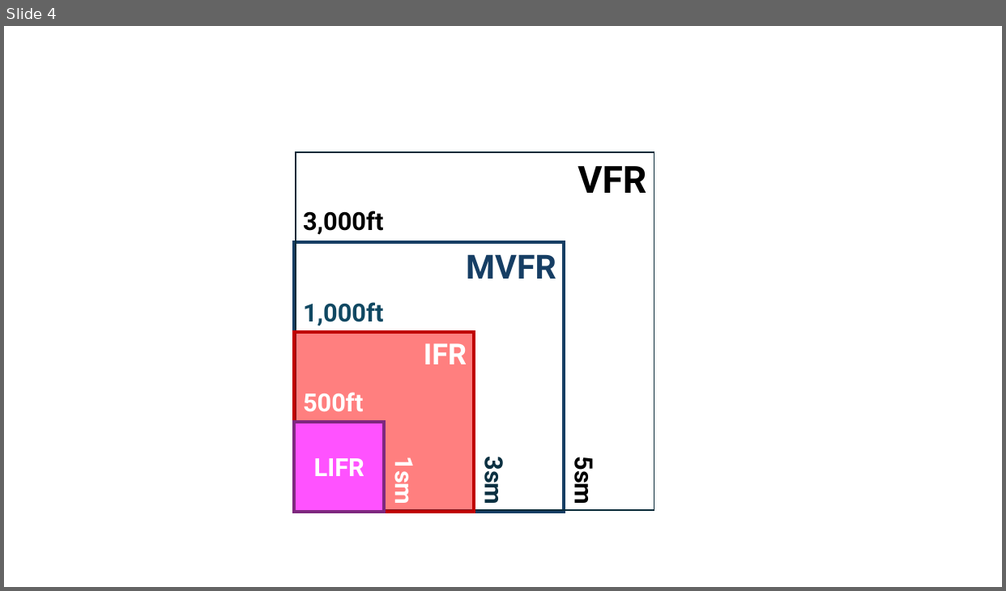
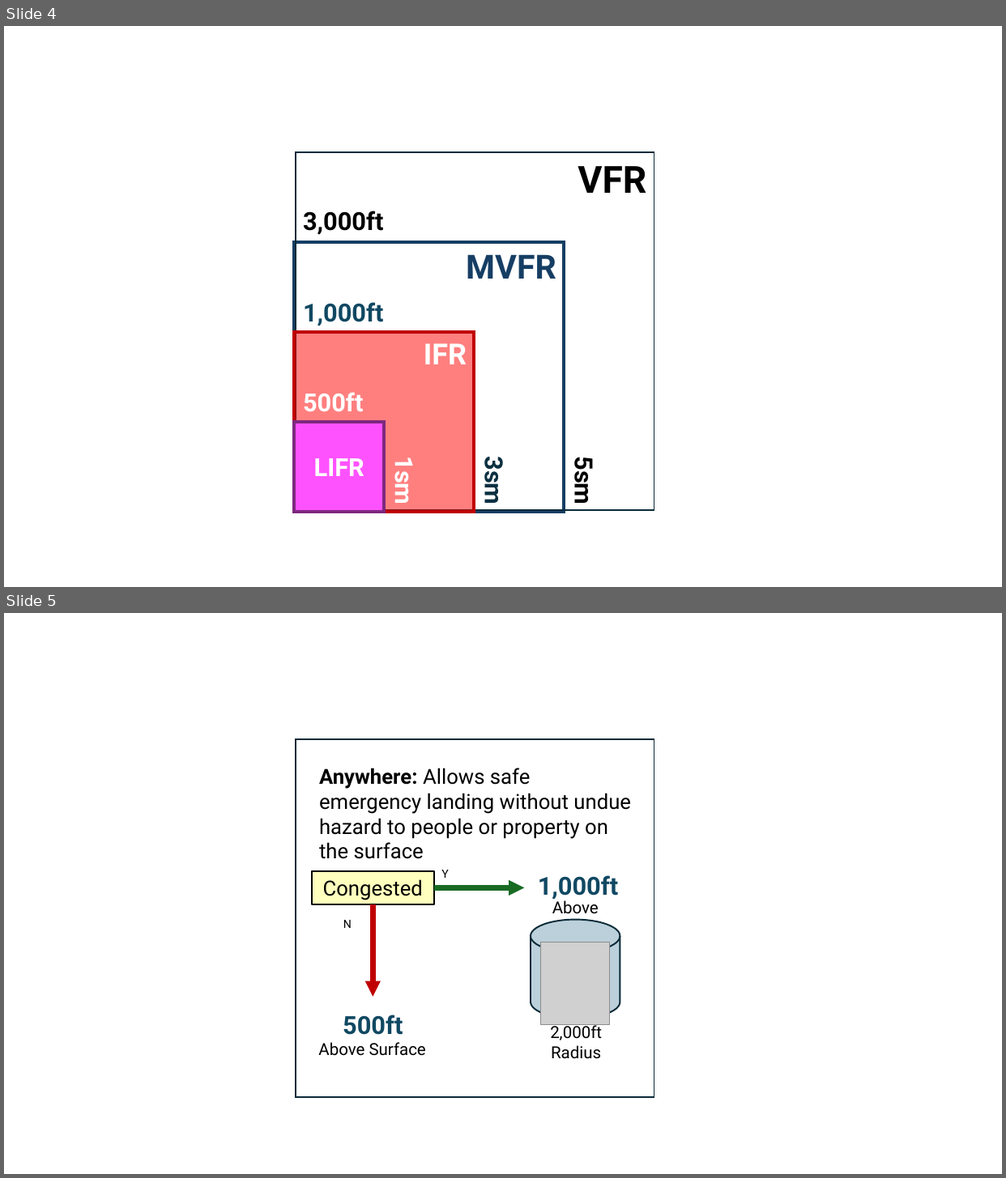
Before and after one commit to jcjollant/gakneeboard, a slide deck: ui/docs/Tiles.pptx. Shown one above the other, each under a label of ours: slide 4 before the commit, slides 4 and 5 after it. The pictures are 1006x591 and 1006x1178 pixels, drawn with LibreOffice and Linux fonts; fonts in the diff are those of the drawing; grey boxes stand for pictures. Boxes give left, top, right and bottom in pixels: in the first picture for what was removed or moved away, otherwise in the second. Text is boxed around its words. In the diff, an @@ line names an element or a change of style, - is before the commit and + after.

Commit message:
Minimum Safe Altitudes

```diff
--- a/ui/docs/Tiles.pptx
+++ b/ui/docs/Tiles.pptx
@@ slide 5 added at box(4, 613, 1002, 1174), background #FFFFFF @@
@@ rectangle added at box(296, 739, 654, 1098), outline #092A39 1.5 pt @@
@@ text added at box(319, 768, 631, 859), 20 pt, text #000000 @@
+Anywhere: Allows safe emergency landing without undue hazard to people or property on the surface
@@ rectangle added at box(312, 871, 434, 905), fill #FFFFBE, outline #000000 1.5 pt, 20 pt, text #000000 @@
+Congested
@@ text added at box(441, 870, 448, 878), 11 pt, text #000000 @@
+Y
@@ text added at box(538, 875, 619, 901), 24 pt, text #104862, bold @@
+1,000ft
@@ arrow added from (434, 888) to (524, 888), #196B24 5 pt @@
@@ text added at box(552, 898, 599, 914), 16 pt, text #000000 @@
+Above
@@ text added at box(343, 920, 351, 928), 11 pt, text #000000 @@
+N
@@ arrow added from (373, 905) to (373, 997), #C00000 5 pt @@
@@ cylinder added at box(530, 920, 620, 1019), fill #156082 at 29% opacity, outline #092A39 1.5 pt @@
@@ picture added at box(541, 943, 610, 1024) @@
@@ text added at box(303, 1016, 363, 1029), 24 pt, text #FFFFFF, bold @@
+500ft
@@ text added at box(343, 1015, 403, 1035), 24 pt, text #104862, bold @@
+500ft
@@ text added at box(550, 1023, 602, 1059), 16 pt, text #000000 @@
+2,000ft
+Radius
@@ text added at box(318, 1042, 426, 1056), 16 pt, text #000000 @@
+Above Surface
@@ text added at box(389, 1048, 422, 1056), 24 pt, text #FFFFFF, bold @@
+1sm
```
Also in this commit, not shown: 6 other files.
